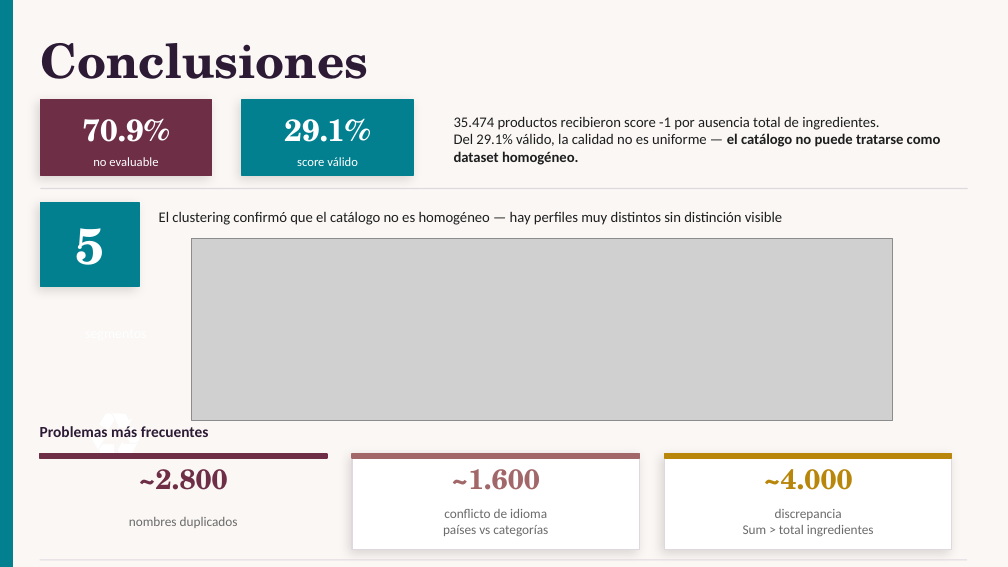
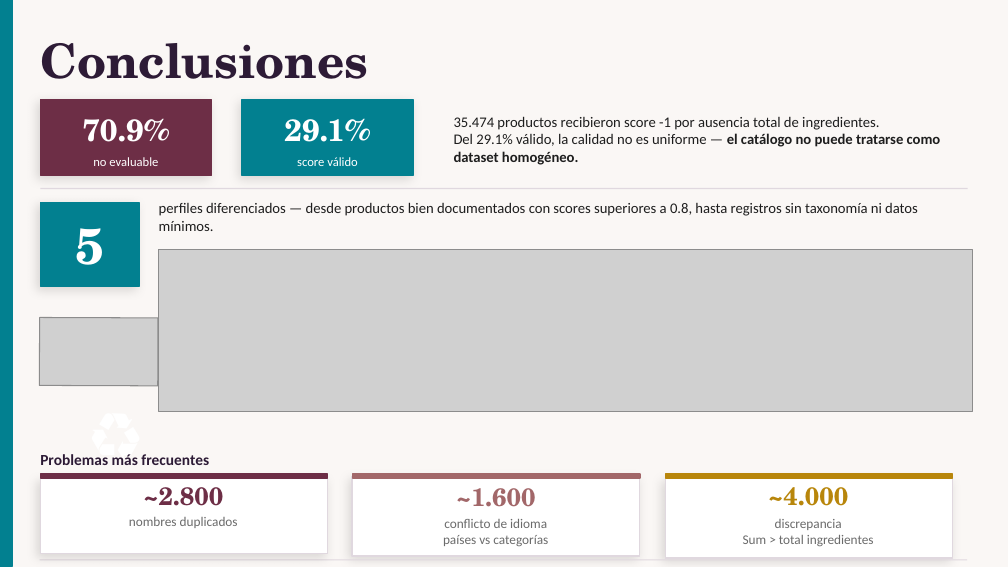
Before and after one commit to MayeLabs/anban_explorador_data, a slide deck: slide 7 of DataQuality_OpenBeautyFacts.pptx. Drawn at 1008x567 pixels with LibreOffice and Linux fonts; fonts in the diff are those of the drawing; grey boxes stand for pictures. Boxes give left, top, right and bottom in pixels: in the first picture for what was removed or moved away, otherwise in the second. Text is boxed around its words. In the diff, an @@ line names an element or a change of style, - is before the commit and + after.

```diff
--- a/DataQuality_OpenBeautyFacts.pptx
+++ b/DataQuality_OpenBeautyFacts.pptx
@@ text at [159, 202, 918, 231]: text changed @@
-El clustering confirmó que el catálogo no es homogéneo — hay perfiles muy distintos sin distinción visible
+perfiles diferenciados — desde productos bien documentados con scores superiores a 0.8, hasta registros sin taxonomía ni datos mínimos.
@@ picture: place and size @@
-picture at [192, 238, 893, 420]
+picture at [158, 250, 972, 411]
@@ picture added at [39, 317, 157, 385] @@
@@ text "Problemas más frecuentes": place and size @@
-text "Problemas más frecuentes" at [40, 426, 209, 437]
+text "Problemas más frecuentes" at [40, 454, 209, 465]
@@ text "~2.800": place and size @@
-text "~2.800" at [139, 469, 228, 490]
+text "~2.800" at [143, 487, 223, 506]
@@ rectangle added at [40, 478, 328, 553], fill #FFFFFF, outline #E0D8DF 1 pt @@
@@ size 20 to 18 pt in 3 elements at [143, 487, 223, 506], [768, 487, 848, 506], [456, 488, 535, 507] @@
@@ rectangle: place and size @@
-rectangle at [664, 454, 952, 549]
+rectangle at [352, 476, 639, 555]
@@ 3 rectangles, 1 text: place and size @@
-3 rectangles, 1 text at [39, 454, 952, 490]
+3 rectangles, 1 text at [40, 474, 953, 507]
@@ text "~4.000": place and size @@
-text "~4.000" at [764, 469, 853, 490]
+text "~4.000" at [768, 487, 848, 506]
@@ rectangle: place and size @@
-rectangle at [352, 454, 639, 549]
+rectangle at [665, 478, 953, 557]
@@ text "conflicto de idioma": place and size @@
-text "conflicto de idioma" at [443, 509, 548, 536]
+text "conflicto de idioma" at [443, 519, 548, 546]
@@ text "discrepancia": place and size @@
-text "discrepancia" at [743, 509, 874, 536]
+text "discrepancia" at [743, 519, 874, 546]
```
Also in this commit, not shown: 1 other slide changed, 2 other files.
